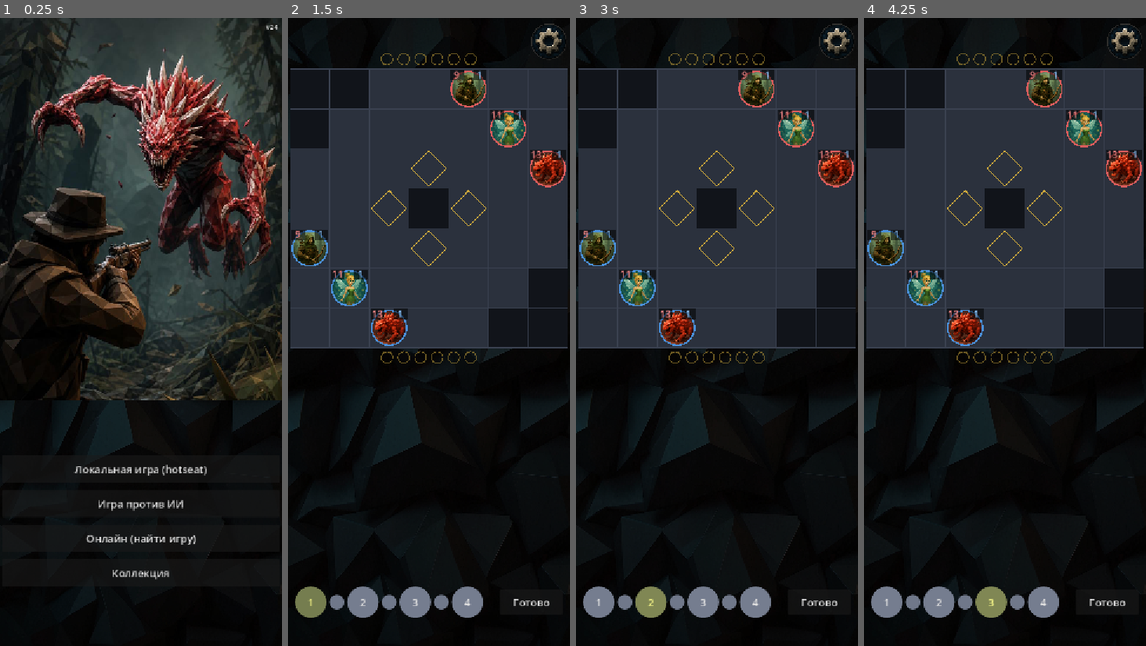
Above: before the commit, frames 1-4 (left to right).
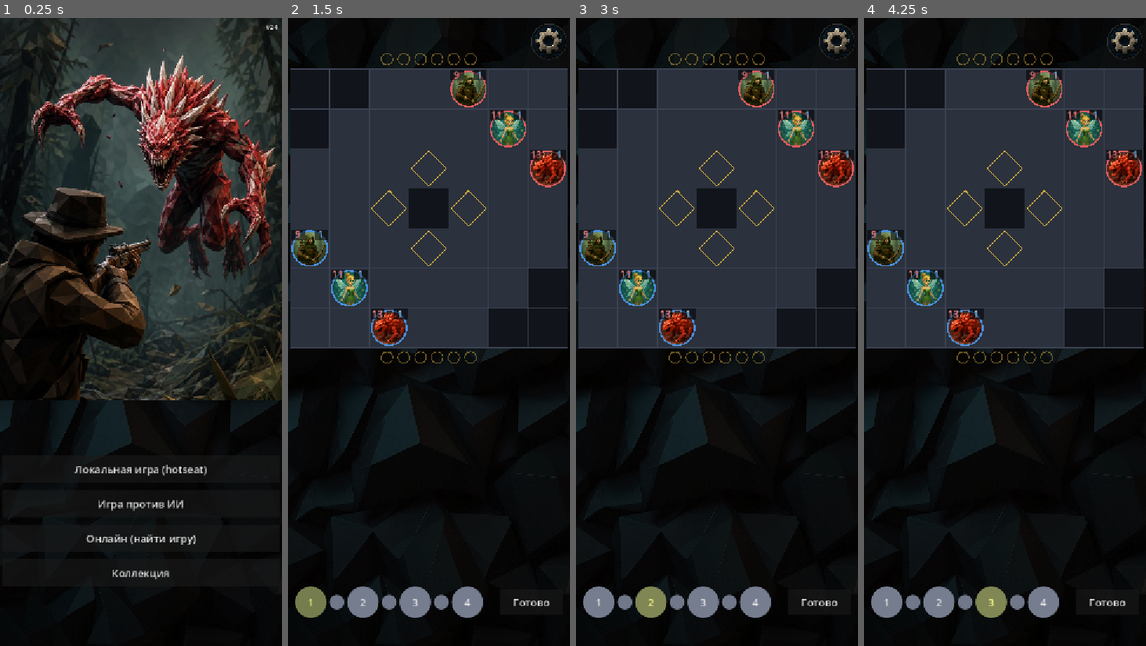
Above: after the commit, the same moments.

Repository: Suruks/warmarked
Game: Godot game, scene res://main.tscn
Two runs of this game, one before a commit and one after it. Both use one fixed random seed, a clock stepped at 60 frames per second and the inputs below.
Inputs:
- Up to frame 1 (0.25 s): no input
- Up to frame 2 (1.5 s): click "Локальная игра (hotseat)" at 0.5 s; click "Я игрок A — планировать" at 1.25 s
- Up to frame 3 (3 s): click "1" at 2 s; click "2" at 2.75 s
- Up to frame 4 (4.25 s): click "3" at 3.5 s

The runs differ from the first frame. In frame 1, 0.1% of the frame differs, in the area x 0-99%, y 60-86%; in frame 2, 0.2%, in the area x 0-99%, y 4-86%; in frame 3, 0.2%; in frame 4, 0.2%.

Commit message:
build 14.07.2026 18:44:15,60

Diff:
--- a/scripts/model/consts.gd
+++ b/scripts/model/consts.gd
@@ -244,7 +244,7 @@
 
 # Натиск: бьёт соседа, отбрасывает его и занимает освободившуюся клетку
 const ONSLAUGHT_MANA := 4
-const ONSLAUGHT_DMG := 5
+const ONSLAUGHT_DMG := 3
 
 # Острые шипы: урон по 4 диагонально-соседним клеткам (по своим тоже)
 const SPIKES_MANA := 2
--- a/scripts/ui/main.gd
+++ b/scripts/ui/main.gd
@@ -265,15 +265,21 @@
 		_art_atlas.region = Rect2((tex_w - region_w) / 2.0, 0, region_w, tex_h)
 
 
-# Фон растянут по высоте (всегда = экрану) и прижат к левому нижнему углу; по ширине —
-# сколько получится при таком масштабе, столько и покажется (без обрезки/центрирования).
+# Фон покрывает ВЕСЬ реальный видимый экран без пустот (режим «cover», как в CSS): масштаб —
+# по БОЛЬШЕЙ из осей (max по ширине/высоте), пропорции сохраняются, лишнее по одной из осей
+# выходит за кромку и обрезается, центрируем. Размер экрана берём из _last_layout_size — это
+# фактический размер вьюпорта, под который _process уже посчитал текущую раскладку (тот же
+# надёжный ежекадровый опрос), а НЕ Layout.SCREEN_H (там maxf с мин. высотой панели, из-за
+# чего фон мог уезжать низом за кромку).
 func _update_background() -> void:
 	var tex := _background.texture
 	if tex == null:
 		return
-	var scale := Layout.SCREEN_H / float(tex.get_height())
-	_background.position = Vector2.ZERO
-	_background.size = Vector2(tex.get_width() * scale, Layout.SCREEN_H)
+	var screen := _last_layout_size
+	var scale := maxf(screen.x / float(tex.get_width()), screen.y / float(tex.get_height()))
+	var size := Vector2(tex.get_width() * scale, tex.get_height() * scale)
+	_background.size = size
+	_background.position = (screen - size) / 2.0
 
 
 func _connect_net() -> void:
Binary file added: graphics/art1.jpg
Not shown, added: graphics/art1.jpg.import
Not shown, changed: docs/index.html
Not shown, changed: docs/index.pck
